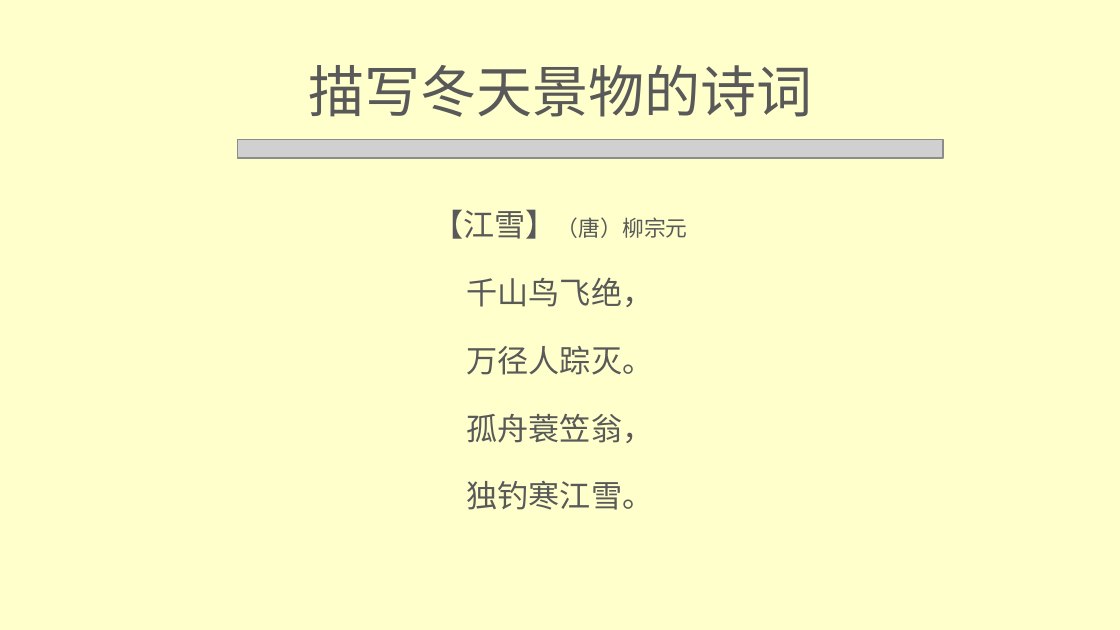
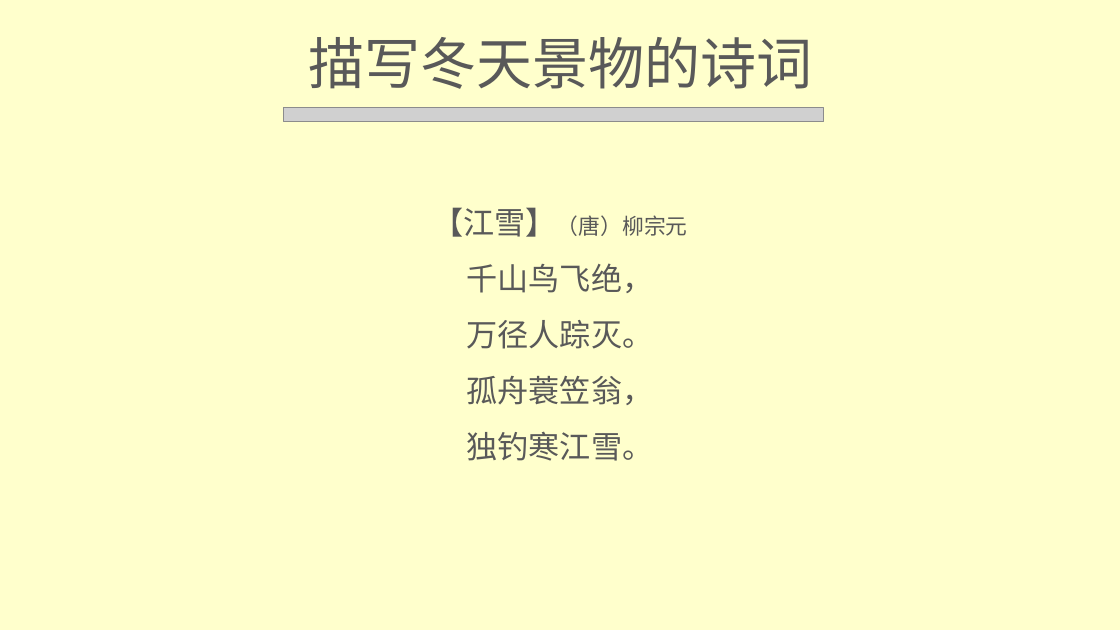
Before and after one commit to CancerXiaoAi/demo, a slide deck: slide 9 of 大学信息技术/项目4/实训1/慧雅诗韵.pptx. Drawn at 1120x630 pixels with LibreOffice and Linux fonts; fonts in the diff are those of the drawing; grey boxes stand for pictures; background and template pictures are left out. Boxes give left, top, right and bottom in pixels: in the first picture for what was removed or moved away, otherwise in the second. Text is boxed around its words. In the diff, an @@ line names an element or a change of style, - is before the commit and + after.

```diff
--- a/大学信息技术/项目4/实训1/慧雅诗韵.pptx
+++ b/大学信息技术/项目4/实训1/慧雅诗韵.pptx
@@ title "描写冬天景物的诗词": place and size @@
-title "描写冬天景物的诗词" at bbox=[308, 65, 812, 117]
+title "描写冬天景物的诗词" at bbox=[308, 37, 812, 89]
@@ picture: place and size @@
-picture at bbox=[237, 140, 943, 158]
+picture at bbox=[283, 108, 824, 122]
@@ text "【江雪】（唐）柳宗元" at bbox=[432, 207, 688, 461]: less space between paragraphs @@
```
Also in this commit, not shown: 10 other slides changed, 2 other files.
